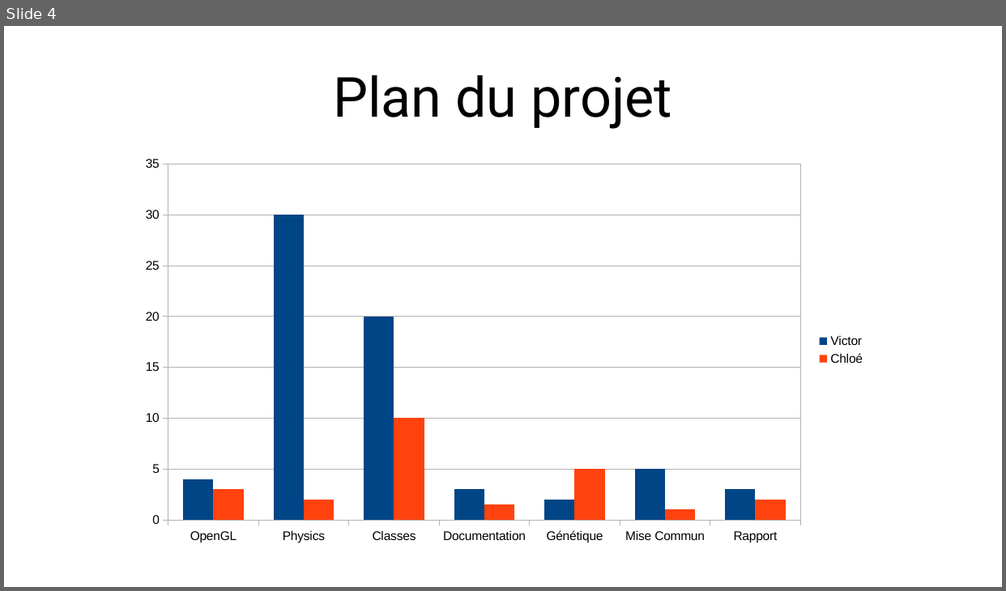
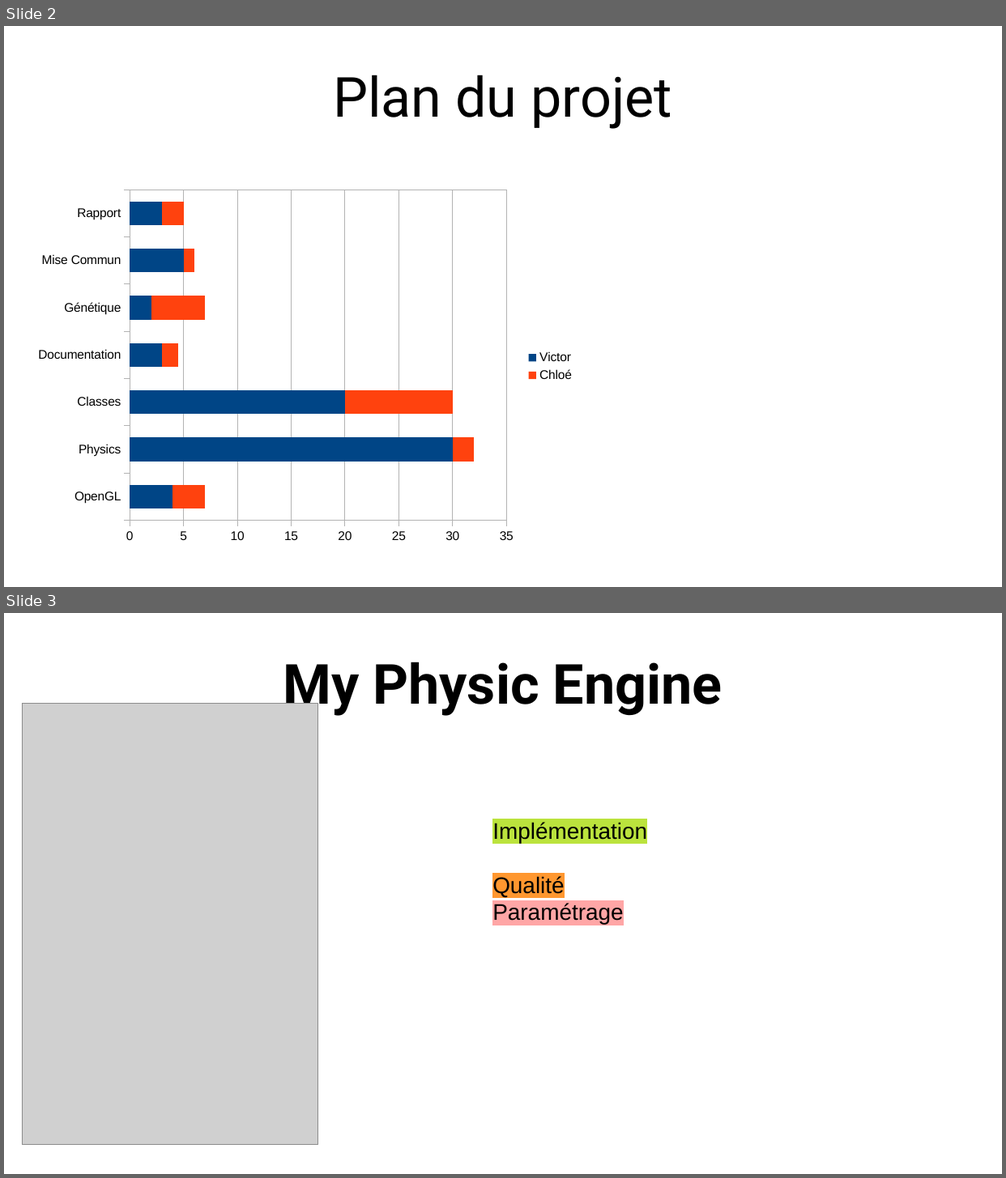
Before and after one commit to vicco-rgb/MoustikGenetik, a slide deck: presentation.odp. Shown one above the other, each under a label of ours: slide 4 before the commit, slides 2 and 3 after it. The pictures are 1006x591 and 1006x1178 pixels, drawn with LibreOffice and Linux fonts; fonts in the diff are those of the drawing; grey boxes stand for pictures. Boxes give left, top, right and bottom in pixels: in the first picture for what was removed or moved away, otherwise in the second. Text is boxed around its words. In the diff, an @@ line names an element or a change of style, - is before the commit and + after.

```diff
--- a/presentation.odp
+++ b/presentation.odp
@@ slide 3 added at box(4, 613, 1002, 1174), background #FFFFFF @@
@@ title added at box(283, 662, 722, 717), 44 pt, text #000000, bold @@
+My Physic Engine
@@ picture added at box(22, 704, 317, 1145) @@
@@ text added at box(492, 822, 647, 925), 18 pt, text #000000 @@
+Implémentation
+Qualité
+Paramétrage
@@ what was slide 4 is now slide 2 @@
@@ slide 2 changed as well @@
@@ column chart at box(27, 182, 583, 551) @@
@@ column chart to bar stacked chart @@
@@ Chloé, Documentation: 1.5 to 2 @@
@@ bar spacing changed @@
@@ bar stacked chart: place and size @@
-bar stacked chart at box(131, 149, 874, 551)
+bar stacked chart at box(27, 182, 583, 551)
```
Also in this commit, not shown: 1 other slide changed, 2 other slides added, 2 slides removed, 10 other files.
